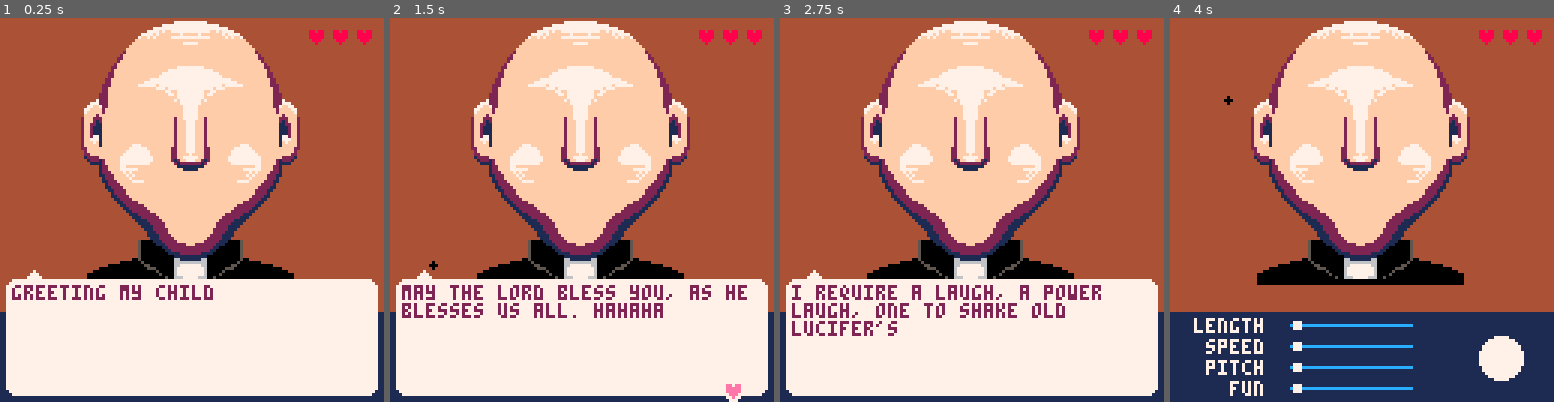
Above: before the commit, frames 1-4 (left to right).
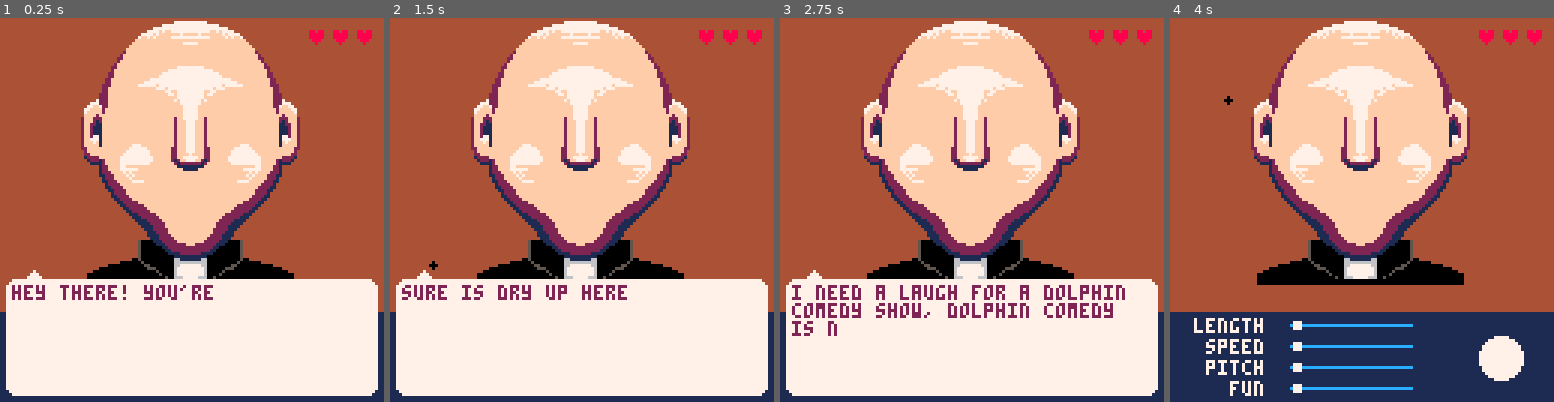
Above: after the commit, the same moments.

Repository: Alfie-Edwards/game-boys
Game: PICO-8 cartridge game.p8
Same seed, same stepped clock (60 frames per second), same inputs: the game is played once before the commit and once after it.
Inputs (mouse positions are in pixels of both pictures, inside the frame that each line leads up to):
- Up to frame 1 (0.25 s): no input
- Up to frame 2 (1.5 s): tap X (X key) at 0.33, 1.07 s; click (670, 121) at 0.67 s; tap O (Z key) at 0.7 s; click (436, 267) at 1.22 s
- Up to frame 3 (2.75 s): tap O (Z key) at 1.7, 2.1, 2.5 s; click (887, 114) at 1.77 s; tap X (X key) at 1.85 s; click (952, 259) at 2.32 s
- Up to frame 4 (4 s): click (1404, 106) at 2.87 s; tap O (Z key) at 2.9, 3.3, 3.7 s; tap X (X key) at 2.97 s; click (1465, 256) at 3.42 s; click (1231, 102) at 3.97 s

The runs differ from the first frame. In frame 1, 0.7% of the frame differs, in the area x 3-56%, y 69-74%; in frame 2, 2.4%, in the area x 3-93%, y 69-100%; in frame 3, 2.2%; in frame 4, nothing differs.

Commit message:
Fixing initial laugh and music interaction

Diff:
--- a/game.p8
+++ b/game.p8
@@ -54,6 +54,7 @@
 
     timers = {}
     laughing = false
+    music(0, 1000, 1)
 
     sliders = {
         length = { name_x = 8, y = 100, value = 1, grabbed = false },
@@ -72,6 +73,7 @@
             end
         },
     }
+	init_people()
 end
 
 function restart()
@@ -346,6 +348,7 @@
     local sound = laughs[laugh_params.speed + 1][laugh_params.pitch + 1][laugh_params.fun + 1]
     sfx(sound)
     local action = {}
+    local length = laugh_durations[laugh_params.speed + 1]
 
     -- If length > 1, queue up laugh to replay again after it's over (with length - 1).
     if laugh_params.length > 0 then
@@ -357,15 +360,19 @@
                 length = laugh_params.length - 1,
             })
         end
+        length *= 0.75
     else
         -- If length = 1, queue up setting laughing = false after it's over.
         action = function()
+            if laughing then
+                music(1, 1000, 0)
+            end
             laughing = false
         end
     end
     add(timers, {
         t0 = t(),
-        length = laugh_durations[laugh_params.speed + 1] * 0.75,
+        length = length,
         action = action,
     })
 
